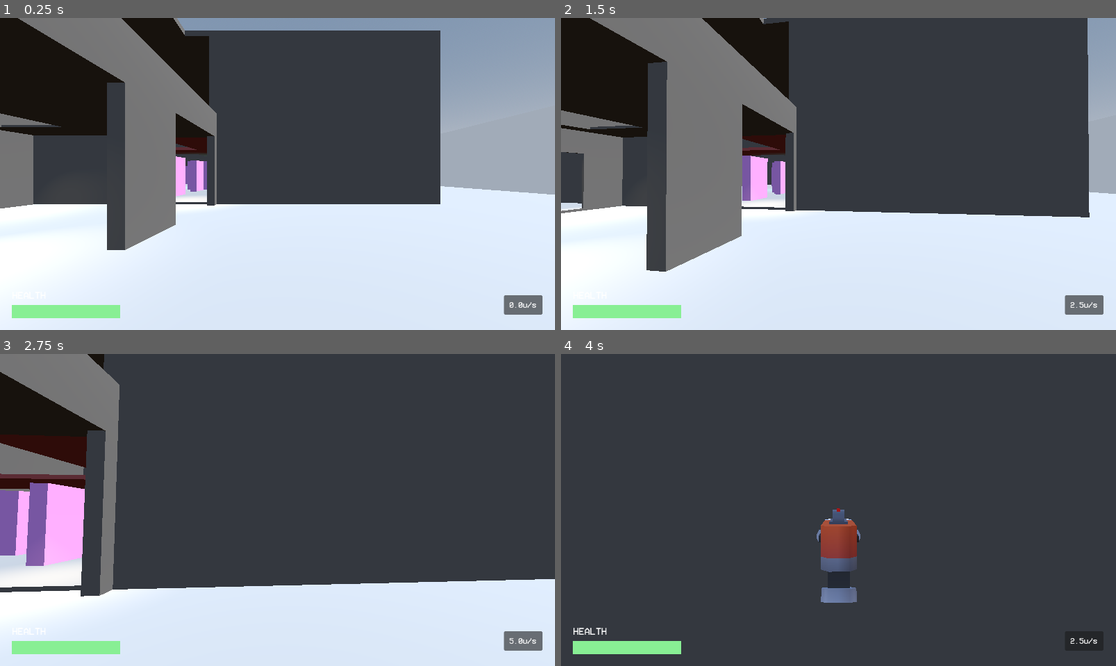
Above: before the commit, frames 1-4 (two rows, left to right).
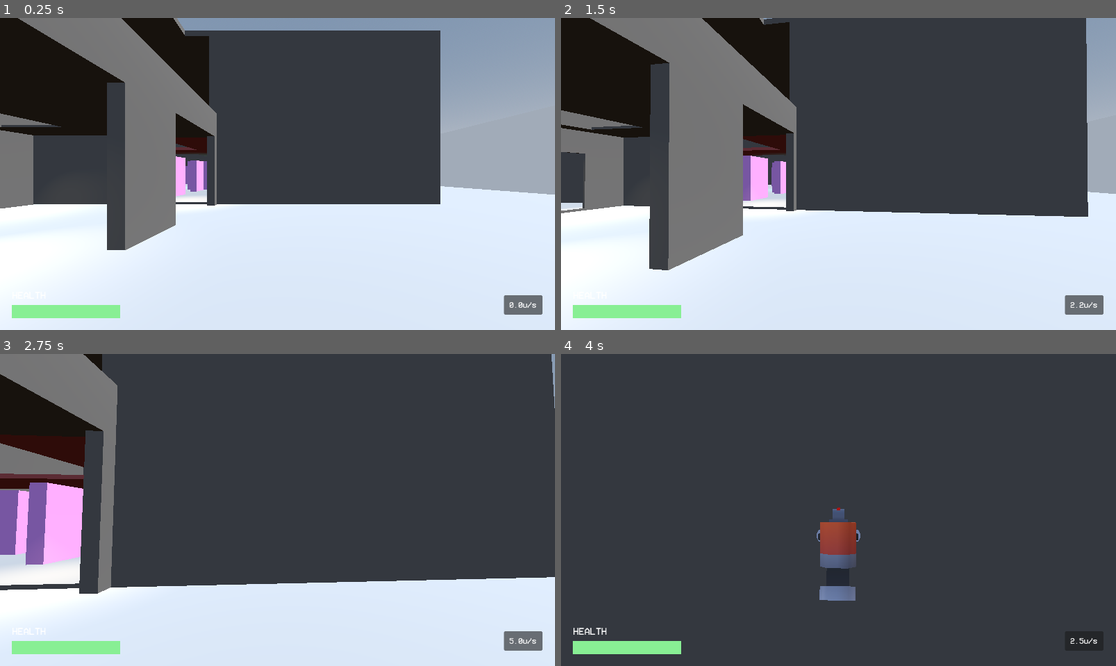
Above: after the commit, the same moments.

Repository: ts-scik/goop-gun
Game: Godot game, scene res://Prefabs/main_scene.tscn
Two runs of this game, one before a commit and one after it. Both use one fixed random seed, a clock stepped at 60 frames per second and the inputs below. The engine's default icon, where the game draws it, is replaced by a stand-in: a white triangle on a blue panel in a dark square.
Inputs (mouse positions are in pixels of both pictures, inside the frame that each line leads up to):
- Up to frame 1 (0.25 s): no input
- Up to frame 2 (1.5 s): tap Enter at 0.5 s; move the mouse to (866, 174) at 0.52 s; hold Right mouse button (aim_btn) 0.53-1.28 s; hold W (forward) from 0.53 s (still down); tap Space (jump) at 0.77 s; move the mouse to (810, 174) at 1.27 s; tap Ctrl (crouch) at 1.35 s
- Up to frame 3 (2.75 s): keep holding W (forward); tap Space (jump) at 1.52 s; move the mouse to (288, 503) at 2.02 s; hold Shift (run) from 2.03 s (still down)
- Up to frame 4 (4 s): keep holding W (forward); move the mouse to (832, 516) at 2.77 s; release Shift (run) at 2.78 s; click (832, 516) at 2.85 s; tap Space (jump) at 3.02, 3.77 s; move the mouse to (877, 513) at 3.52 s; hold Right mouse button (aim_btn) from 3.53 s (still down)

The runs differ from the first frame. In frame 1, less than 0.1% of the frame differs, in the area x 0-96%, y 0-75%; in frame 2, 1.1%; in frame 3, 1.7%, in the area x 0-100%, y 0-78%; in frame 4, 0.4%.

Commit message:
started migrating player to FSM

Diff:
--- a/Prefabs/Player/camera_controller.tscn
+++ b/Prefabs/Player/camera_controller.tscn
@@ -11,23 +11,9 @@
 metadata/_snap_enabled = true
 metadata/_snap_count = 20
 
-[sub_resource type="SceneReplicationConfig" id="SceneReplicationConfig_dtqie"]
-properties/0/path = NodePath(".:position")
-properties/0/spawn = true
-properties/0/replication_mode = 1
-properties/1/path = NodePath(".:rotation")
-properties/1/spawn = true
-properties/1/replication_mode = 1
-properties/2/path = NodePath(".:top_level")
-properties/2/spawn = true
-properties/2/replication_mode = 1
-
 [node name="CameraController" type="Node3D"]
 script = ExtResource("1_hitlr")
 viewbob_curve = SubResource("Curve_7w2as")
-
-[node name="CameraSynchronizer" type="MultiplayerSynchronizer" parent="."]
-replication_config = SubResource("SceneReplicationConfig_dtqie")
 
 [node name="GunController" parent="." node_paths=PackedStringArray("cmk") instance=ExtResource("2_7w2as")]
 transform = Transform3D(0.8, 0, 0, 0, 0.56568545, 0.56568545, 0, -0.56568545, 0.56568545, 0, -0.5, -0.4)
--- a/Prefabs/Player/gun_controller.tscn
+++ b/Prefabs/Player/gun_controller.tscn
@@ -1,23 +1,9 @@
-[gd_scene load_steps=11 format=4 uid="uid://c37slaodjgit6"]
+[gd_scene load_steps=10 format=4 uid="uid://c37slaodjgit6"]
 
 [ext_resource type="Script" uid="uid://clf1pp0ppnwps" path="res://Scripts/Player/gun_controller.gd" id="1_vdk2e"]
 [ext_resource type="Texture2D" uid="uid://dq874bc21aslj" path="res://Models/kenney_blaster-kit_2.1/Textures/colormap.png" id="2_vdk2e"]
 [ext_resource type="Script" uid="uid://b8b2ltlkdgkp2" path="res://Scripts/Player/gun_raycast.gd" id="3_uilo2"]
 [ext_resource type="AudioStream" uid="uid://ro6npthlf24i" path="res://Sounds/gunshots/gunshot_cg1.wav" id="4_8ii4o"]
-
-[sub_resource type="SceneReplicationConfig" id="SceneReplicationConfig_vdk2e"]
-properties/0/path = NodePath(".:position")
-properties/0/spawn = true
-properties/0/replication_mode = 1
-properties/1/path = NodePath(".:rotation")
-properties/1/spawn = true
-properties/1/replication_mode = 1
-properties/2/path = NodePath("GunModelHolder:position")
-properties/2/spawn = true
-properties/2/replication_mode = 1
-properties/3/path = NodePath("GunModelHolder:rotation")
-properties/3/spawn = true
-properties/3/replication_mode = 1
 
 [sub_resource type="StandardMaterial3D" id="StandardMaterial3D_08u7w"]
 albedo_color = Color(1, 0, 0, 1)
@@ -72,9 +58,6 @@
 transform = Transform3D(0.8, 0, 0, 0, 0.8, 0, 0, 0, 0.8, 0, 0, 0)
 script = ExtResource("1_vdk2e")
 
-[node name="GunSynchronizer" type="MultiplayerSynchronizer" parent="."]
-replication_config = SubResource("SceneReplicationConfig_vdk2e")
-
 [node name="GunModelHolder" type="Node3D" parent="."]
 transform = Transform3D(1, 0, 0, 0, 1, 0, 0, 0, 1, 0, -0.112, 0)
 
--- a/Prefabs/Player/player.tscn
+++ b/Prefabs/Player/player.tscn
@@ -1,18 +1,13 @@
-[gd_scene load_steps=10 format=3 uid="uid://dpkim8cla8dii"]
+[gd_scene load_steps=12 format=3 uid="uid://dpkim8cla8dii"]
 
-[ext_resource type="Script" uid="uid://bxc5wvblob2y7" path="res://Scripts/Player/player.gd" id="1_onrkg"]
+[ext_resource type="Script" uid="uid://bxc5wvblob2y7" path="res://Scripts/Player/playercontroller.gd" id="1_onrkg"]
 [ext_resource type="AudioStream" uid="uid://d08nk0hl5wac7" path="res://Sounds/footsteps/boots/0.ogg" id="2_08u7w"]
 [ext_resource type="PackedScene" uid="uid://w5yidi6yqanc" path="res://Prefabs/Player/camera_controller.tscn" id="3_you5p"]
+[ext_resource type="Script" uid="uid://cpo348dq5380m" path="res://Scripts/StateMachine/StateMachine.gd" id="6_ucnkw"]
 [ext_resource type="PackedScene" uid="uid://bdt3orm768b1" path="res://Prefabs/UI/pause_menu.tscn" id="7_4qbli"]
+[ext_resource type="Script" uid="uid://634xlp7ow7of" path="res://Scripts/Player/PlayerStates/walk.gd" id="7_m5xj4"]
 [ext_resource type="PackedScene" uid="uid://cpco4jqlt1swy" path="res://Prefabs/UI/player_hud.tscn" id="8_08u7w"]
-
-[sub_resource type="SceneReplicationConfig" id="SceneReplicationConfig_hck1p"]
-properties/0/path = NodePath(".:position")
-properties/0/spawn = true
-properties/0/replication_mode = 1
-properties/1/path = NodePath(".:rotation")
-properties/1/spawn = true
-properties/1/replication_mode = 1
+[ext_resource type="Script" uid="uid://bmhsnhioxhadk" path="res://Scripts/Player/PlayerStates/air.gd" id="8_a00l3"]
 
 [sub_resource type="StandardMaterial3D" id="StandardMaterial3D_juxdh"]
 transparency = 4
@@ -26,9 +21,6 @@
 [node name="Player" type="CharacterBody3D"]
 collision_layer = 2
 script = ExtResource("1_onrkg")
-
-[node name="PlayerSynchronizer" type="MultiplayerSynchronizer" parent="."]
-replication_config = SubResource("SceneReplicationConfig_hck1p")
 
 [node name="FootstepSound" type="AudioStreamPlayer3D" parent="."]
 stream = ExtResource("2_08u7w")
@@ -53,3 +45,12 @@
 
 [node name="HUD" parent="." instance=ExtResource("8_08u7w")]
 visible = false
+
+[node name="StateMachine" type="Node" parent="."]
+script = ExtResource("6_ucnkw")
+
+[node name="Walk" type="Node" parent="StateMachine"]
+script = ExtResource("7_m5xj4")
+
+[node name="Air" type="Node" parent="StateMachine"]
+script = ExtResource("8_a00l3")
--- a/Prefabs/world.tscn
+++ b/Prefabs/world.tscn
@@ -1,8 +1,6 @@
-[gd_scene load_steps=11 format=3 uid="uid://dtfa0wus6t07h"]
+[gd_scene load_steps=9 format=3 uid="uid://dtfa0wus6t07h"]
 
-[ext_resource type="Script" uid="uid://by5yaq3ckogg2" path="res://Scripts/world.gd" id="1_pceh6"]
 [ext_resource type="PackedScene" uid="uid://doh2j3xdg7bo8" path="res://Prefabs/Level/geometry.tscn" id="3_p054e"]
-[ext_resource type="PackedScene" uid="uid://dpkim8cla8dii" path="res://Prefabs/Player/player.tscn" id="6_rqu7v"]
 
 [sub_resource type="ProceduralSkyMaterial" id="ProceduralSkyMaterial_p054e"]
 sky_horizon_color = Color(0.66224277, 0.6717428, 0.6867428, 1)
@@ -29,8 +27,6 @@
 material = SubResource("StandardMaterial3D_p054e")
 
 [node name="World" type="Node3D"]
-script = ExtResource("1_pceh6")
-player_scene = ExtResource("6_rqu7v")
 
 [node name="WorldEnvironment" type="WorldEnvironment" parent="."]
 environment = SubResource("Environment_7wtak")
--- /dev/null
+++ b/Scripts/Player/PlayerStates/air.gd
@@ -0,0 +1,23 @@
+extends PlayerState
+
+## Called by the state machine when receiving unhandled input events.
+func handle_input(_event: InputEvent) -> void:
+	pass
+
+## Called by the state machine on the engine's main loop tick.
+func update(_delta: float) -> void:
+	pass
+
+## Called by the state machine on the engine's physics update tick.
+func physics_update(_delta: float) -> void:
+	pass
+
+## Called by the state machine upon changing the active state. The `data` parameter
+## is a dictionary with arbitrary data the state can use to initialize itself.
+func enter(previous_state_path: String, data := {}) -> void:
+	pass
+
+## Called by the state machine before changing the active state. Use this function
+## to clean up the state.
+func exit() -> void:
+	pass
--- /dev/null
+++ b/Scripts/Player/PlayerStates/player_state.gd
@@ -0,0 +1,20 @@
+@abstract
+class_name PlayerState extends State
+
+enum playerStates{
+	STAND,
+	CROUCH,
+	WALK,
+	WALK_CROUCH,
+	SPRINT,
+	SLIDE,
+	AIR,
+	AIR_CROUCH,
+}
+
+var player: PlayerController
+
+func _ready() -> void:
+	await owner.ready
+	player = owner as PlayerController
+	assert(player != null, "The PlayerState state type must be used only in the player scene. It needs the owner to be a Player node.")
--- /dev/null
+++ b/Scripts/Player/PlayerStates/stand.gd
@@ -0,0 +1,23 @@
+extends PlayerState
+
+## Called by the state machine when receiving unhandled input events.
+func handle_input(_event: InputEvent) -> void:
+	pass
+
+## Called by the state machine on the engine's main loop tick.
+func update(_delta: float) -> void:
+	pass
+
+## Called by the state machine on the engine's physics update tick.
+func physics_update(_delta: float) -> void:
+	pass
+
+## Called by the state machine upon changing the active state. The `data` parameter
+## is a dictionary with arbitrary data the state can use to initialize itself.
+func enter(previous_state_path: String, data := {}) -> void:
+	pass
+
+## Called by the state machine before changing the active state. Use this function
+## to clean up the state.
+func exit() -> void:
+	pass
--- /dev/null
+++ b/Scripts/Player/PlayerStates/walk.gd
@@ -0,0 +1,24 @@
+extends PlayerState
+
+## Called by the state machine when receiving unhandled input events.
+func handle_input(_event: InputEvent) -> void:
+	pass
+
+## Called by the state machine on the engine's main loop tick.
+func update(_delta: float) -> void:
+	pass
+
+## Called by the state machine on the engine's physics update tick.
+func physics_update(delta: float) -> void:
+	pmove.movement_update(player, delta)
+	pass
+
+## Called by the state machine upon changing the active state. The `data` parameter
+## is a dictionary with arbitrary data the state can use to initialize itself.
+func enter(previous_state_path: String, data := {}) -> void:
+	pass
+
+## Called by the state machine before changing the active state. Use this function
+## to clean up the state.
+func exit() -> void:
+	pass
--- a/Scripts/Player/player.gd
+++ b/Scripts/Player/playercontroller.gd
@@ -167,7 +167,7 @@
 	# Set walking/on_ground flag
 	was_on_floor = is_on_floor()
 
-	pmove.movement_update(self, delta)
+	#pmove.movement_update(self, delta)
 
 	# Foostep management
 	_handle_footsteps(delta)
@@ -179,6 +179,7 @@
 	if(is_on_floor() != was_on_floor):
 		play_footstep_sound()
 		gun_controller.start_gun_shake(footstep_time_length)
+
 
 ## Handles footstep sounds, viewbob
 # footstep_timer goes from (0 -> footstep_time_length)
--- /dev/null
+++ b/Scripts/StateMachine/State.gd
@@ -0,0 +1,29 @@
+## Virtual base class for all states.
+## Extend this class and override its methods to implement a state.
+@abstract
+class_name State extends Node
+
+## Emitted when the state finishes and wants to transition to another state.
+signal finished(next_state_path: String, data: Dictionary)
+
+## Called by the state machine when receiving unhandled input events.
+@abstract
+func handle_input(_event: InputEvent) -> void
+
+## Called by the state machine on the engine's main loop tick.
+@abstract
+func update(_delta: float) -> void
+
+## Called by the state machine on the engine's physics update tick.
+@abstract
+func physics_update(_delta: float) -> void
+
+## Called by the state machine upon changing the active state. The `data` parameter
+## is a dictionary with arbitrary data the state can use to initialize itself.
+@abstract
+func enter(previous_state_path: String, data := {}) -> void
+
+## Called by the state machine before changing the active state. Use this function
+## to clean up the state.
+@abstract
+func exit() -> void
--- /dev/null
+++ b/Scripts/StateMachine/StateMachine.gd
@@ -0,0 +1,38 @@
+class_name StateMachine extends Node
+
+@export var initial_state: State = null
+
+@onready var state: State = (func get_initial_state() -> State:
+	return initial_state if initial_state != null else get_child(0)
+).call()
+
+
+func _ready() -> void:
+	for state_node: State in find_children("*", "State"):
+		state_node.finished.connect(_transition_to_next_state)
+
+	await owner.ready
+	state.enter("")
+
+
+func _unhandled_input(event: InputEvent) -> void:
+	state.handle_input(event)
+
+
+func _process(delta: float) -> void:
+	state.update(delta)
+
+
+func _physics_process(delta: float) -> void:
+	state.physics_update(delta)
+
+
+func _transition_to_next_state(target_state_path: String, data: Dictionary = {}) -> void:
+	if not has_node(target_state_path):
+		printerr(owner.name + ": Trying to transition to state " + target_state_path + " but it does not exist.")
+		return
+
+	var previous_state_path := state.name
+	state.exit()
+	state = get_node(target_state_path)
+	state.enter(previous_state_path, data)
--- a/Scripts/Unused/network_manager.gd
+++ b/Scripts/Unused/network_manager.gd
@@ -370,9 +370,9 @@
 ## Takes a [node] -- returns true if the node is not it's own network authority
 func early_return(node) -> bool:
 	# Check if we're using networking
-	if NetworkManager.peer != null:
+	if self.peer != null:
 		# return true if we have no peers
-		if NetworkManager.peer.get_connection_status() == 0 :
+		if self.peer.get_connection_status() == 0 :
 			return true
 		# return true if we're not the multiplayer authority
 		if not node.is_multiplayer_authority():
--- a/Scripts/world.gd
+++ /dev/null
@@ -1,3 +0,0 @@
-extends Node3D
-
-@export var player_scene : PackedScene # player scene
Not shown: 1 places in Prefabs/Player/camera_controller.tscn that only renumber resources
Not shown, added: Scripts/Player/PlayerStates/air.gd.uid
Not shown, added: Scripts/Player/PlayerStates/player_state.gd.uid
Not shown, added: Scripts/Player/PlayerStates/stand.gd.uid
Not shown, added: Scripts/Player/PlayerStates/walk.gd.uid
Renamed: Scripts/Player/player.gd.uid -> Scripts/Player/playercontroller.gd.uid
Not shown, added: Scripts/StateMachine/State.gd.uid
Not shown, added: Scripts/StateMachine/StateMachine.gd.uid
Not shown, removed: Scripts/world.gd.uid
